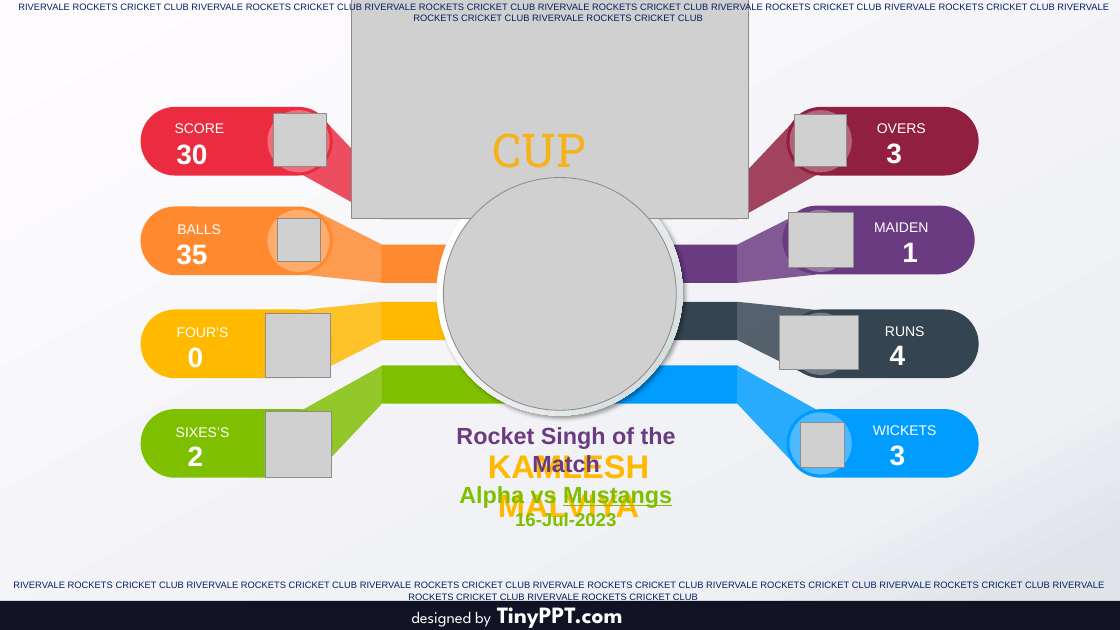
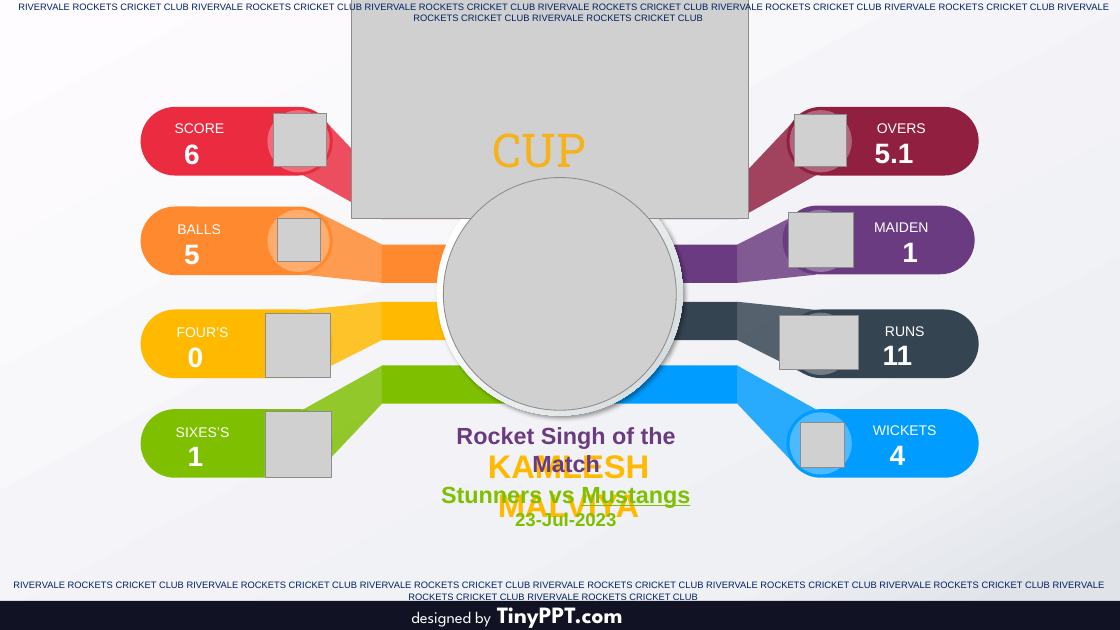
Before and after one commit to Sachienmittal/RRCC, a slide deck: slide 1 of Manage/Rocket singh.pptx. Drawn at 1120x630 pixels with LibreOffice and Linux fonts; fonts in the diff are those of the drawing; grey boxes stand for pictures. Boxes give left, top, right and bottom in pixels: in the first picture for what was removed or moved away, otherwise in the second. Text is boxed around its words. In the diff, an @@ line names an element or a change of style, - is before the commit and + after.

```diff
--- a/Manage/Rocket singh.pptx
+++ b/Manage/Rocket singh.pptx
@@ text at <box>184,144,200,165</box>: text changed @@
-30
+6
@@ text at <box>875,143,914,164</box>: text changed @@
-3
+5.1
@@ text at <box>184,244,200,265</box>: text changed @@
-35
+5
@@ text at <box>883,345,913,365</box>: text changed @@
-4
+11
@@ text at <box>188,446,204,466</box>: text changed @@
-2
+1
@@ text at <box>890,445,906,465</box>: text changed @@
-3
+4
@@ text at <box>441,486,690,527</box>: text changed @@
-Alpha vs Mustangs
-16-Jul-2023
+Stunners vs Mustangs
+23-Jul-2023
```
Also in this commit, not shown: 1 other file.
